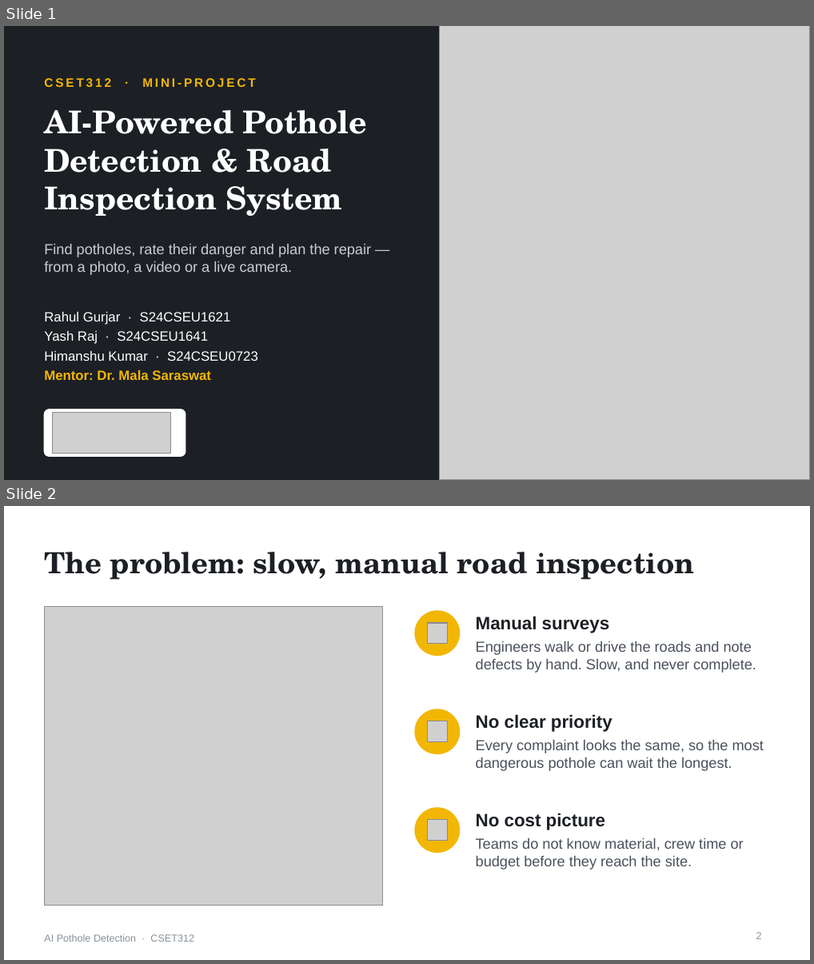
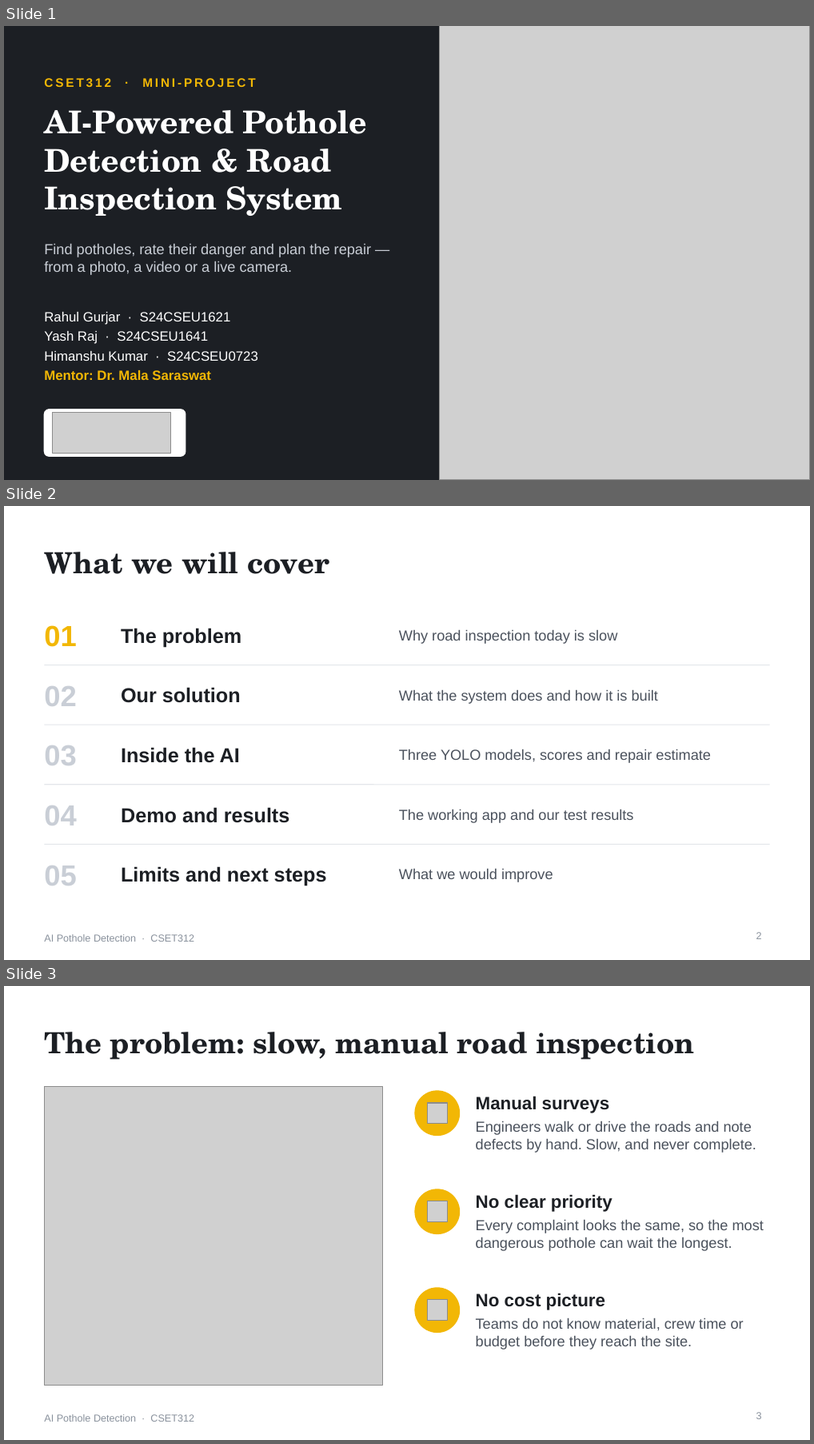
Before and after one commit to Rahulgurjar13/Ai-project-pothole-detection, a slide deck: Pothole_Detection_Presentation.pptx. Shown one above the other, each under a label of ours: slides 1 and 2 before the commit, slides 1, 2 and 3 after it. The pictures are 814x964 and 814x1444 pixels, drawn with LibreOffice and Linux fonts; fonts in the diff are those of the drawing; grey boxes stand for pictures. Boxes give left, top, right and bottom in pixels: in the first picture for what was removed or moved away, otherwise in the second. Text is boxed around its words. In the diff, an @@ line names an element or a change of style, - is before the commit and + after.

```diff
--- a/Pothole_Detection_Presentation.pptx
+++ b/Pothole_Detection_Presentation.pptx
@@ slide 2 added at box(4, 506, 810, 960), background #FFFFFF; not listed: 1 template element that a slide beside it also shows @@
@@ title added at box(44, 552, 330, 574), 26 pt, text #1C1F24, bold @@
+What we will cover
@@ text added at box(44, 625, 76, 647), 26 pt, text #F2B705, bold @@
+01
@@ text added at box(121, 628, 242, 648), 18 pt, text #1C1F24, bold @@
+The problem
@@ text added at box(399, 630, 618, 644), 13 pt, text #4A515C @@
+Why road inspection today is slow
@@ line added from (44, 665) to (770, 665), #E3E6EA 0.75 pt @@
@@ text added at box(44, 686, 76, 706), 26 pt, text #C9CED6, bold @@
+02
@@ text added at box(121, 687, 241, 703), 18 pt, text #1C1F24, bold @@
+Our solution
@@ text added at box(399, 690, 658, 704), 13 pt, text #4A515C @@
+What the system does and how it is built
@@ line added from (44, 724) to (770, 724), #E3E6EA 0.75 pt @@
@@ text added at box(44, 745, 76, 765), 26 pt, text #C9CED6, bold @@
+03
@@ text added at box(121, 747, 240, 763), 18 pt, text #1C1F24, bold @@
+Inside the AI
@@ text added at box(399, 749, 711, 763), 13 pt, text #4A515C @@
+Three YOLO models, scores and repair estimate
@@ line added from (44, 784) to (770, 784), #E3E6EA 0.75 pt @@
@@ text added at box(44, 805, 76, 825), 26 pt, text #C9CED6, bold @@
+04
@@ text added at box(121, 807, 290, 823), 18 pt, text #1C1F24, bold @@
+Demo and results
@@ text added at box(399, 809, 634, 823), 13 pt, text #4A515C @@
+The working app and our test results
@@ line added from (44, 844) to (770, 844), #E3E6EA 0.75 pt @@
@@ text added at box(44, 865, 76, 885), 26 pt, text #C9CED6, bold @@
+05
@@ text added at box(121, 866, 327, 886), 18 pt, text #1C1F24, bold @@
+Limits and next steps
@@ text added at box(399, 868, 554, 882), 13 pt, text #4A515C @@
+What we would improve
@@ page number added at box(757, 932, 762, 939), 9 pt, text #8A929D @@
+2
@@ what was slide 2 is now slide 3 @@
```
Also in this commit, not shown: 10 slides changed, 2 other slides added.
